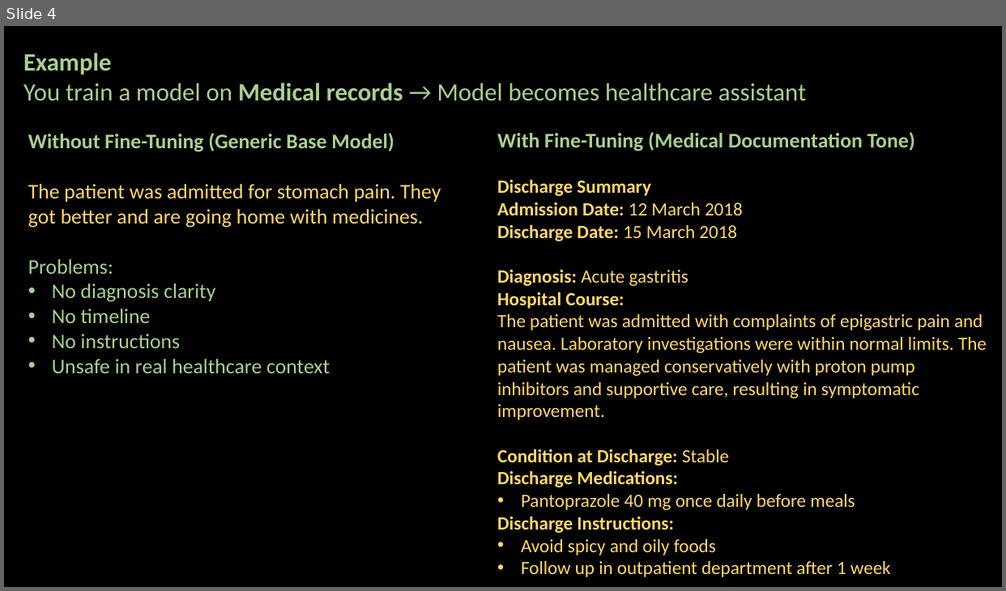
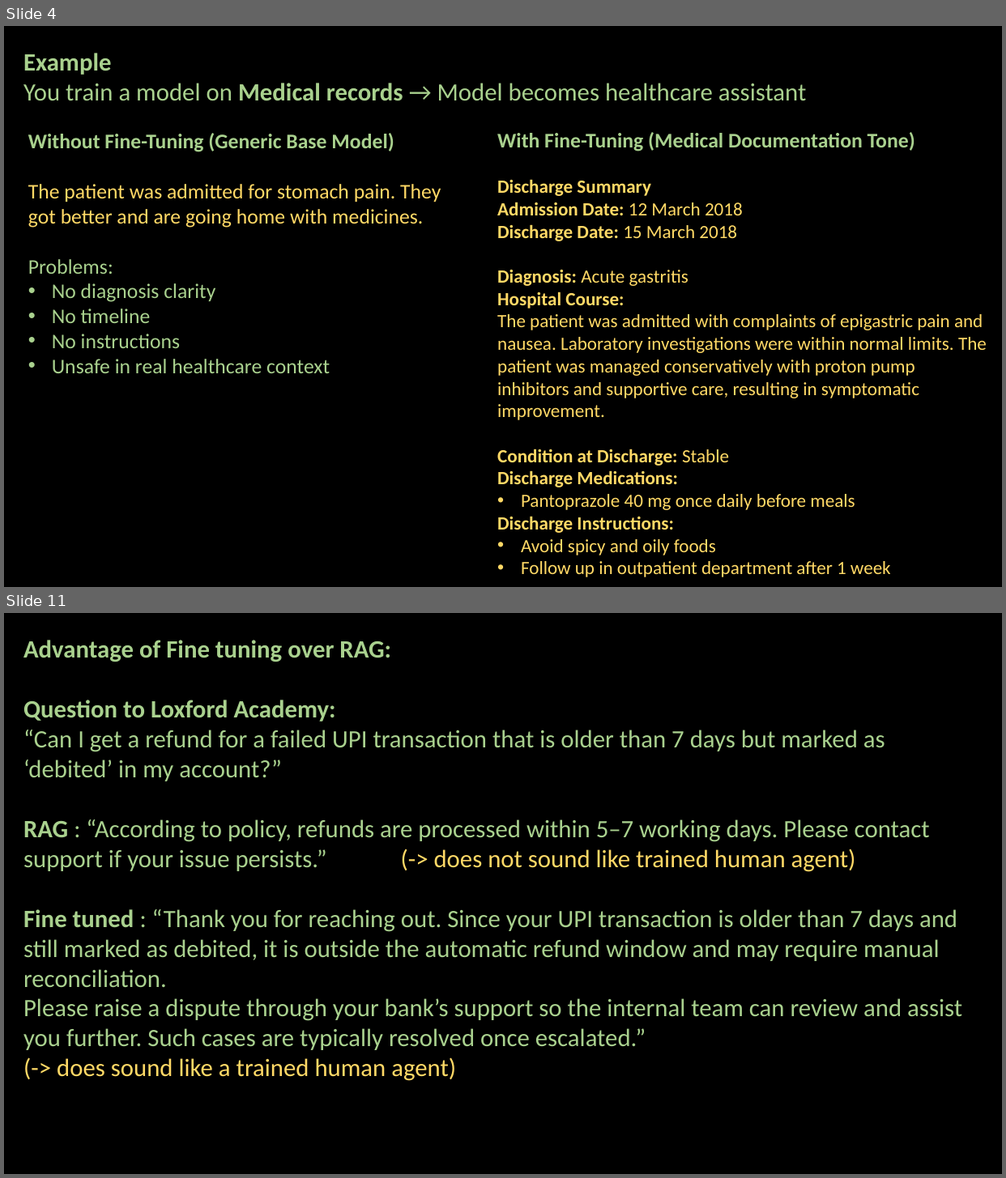
Before and after one commit to ash322ash422/youtube, a slide deck: deep_learning/fine_tuning/1-FineTuning.pptx. Shown one above the other, each under a label of ours: slide 4 before the commit, slides 4 and 11 after it; the slides between them are not shown. The pictures are 1006x591 and 1006x1178 pixels, drawn with LibreOffice and Linux fonts; fonts in the diff are those of the drawing; background and template pictures are left out. Boxes give left, top, right and bottom in pixels: in the first picture for what was removed or moved away, otherwise in the second. Text is boxed around its words. In the diff, an @@ line names an element or a change of style, - is before the commit and + after.

```diff
--- a/deep_learning/fine_tuning/1-FineTuning.pptx
+++ b/deep_learning/fine_tuning/1-FineTuning.pptx
@@ slide 11 added at <box>4,613,1002,1174</box>, background #000000 @@
@@ text added at <box>23,640,962,1081</box>, 24 pt, text #A9D18E @@
+Advantage of Fine tuning over RAG:
+Question to Loxford Academy:
+“Can I get a refund for a failed UPI transaction that is older than 7 days but marked as ‘debited’ in my account?”
+RAG : “According to policy, refunds are processed within 5–7 working days. Please contact support if your issue persists.” (-> does not sound like trained human agent)
+Fine tuned : “Thank you for reaching out. Since your UPI transaction is older than 7 days and still marked as debited, it is outside the automatic refund window and may require manual reconciliation.
+Please raise a dispute through your bank’s support so the internal team can review and assist you further. Such cases are typically resolved once escalated.”
+(-> does sound like a trained human agent)
```
Also in this commit, not shown: 3 slides changed, 4 other slides added, 59 other files.
